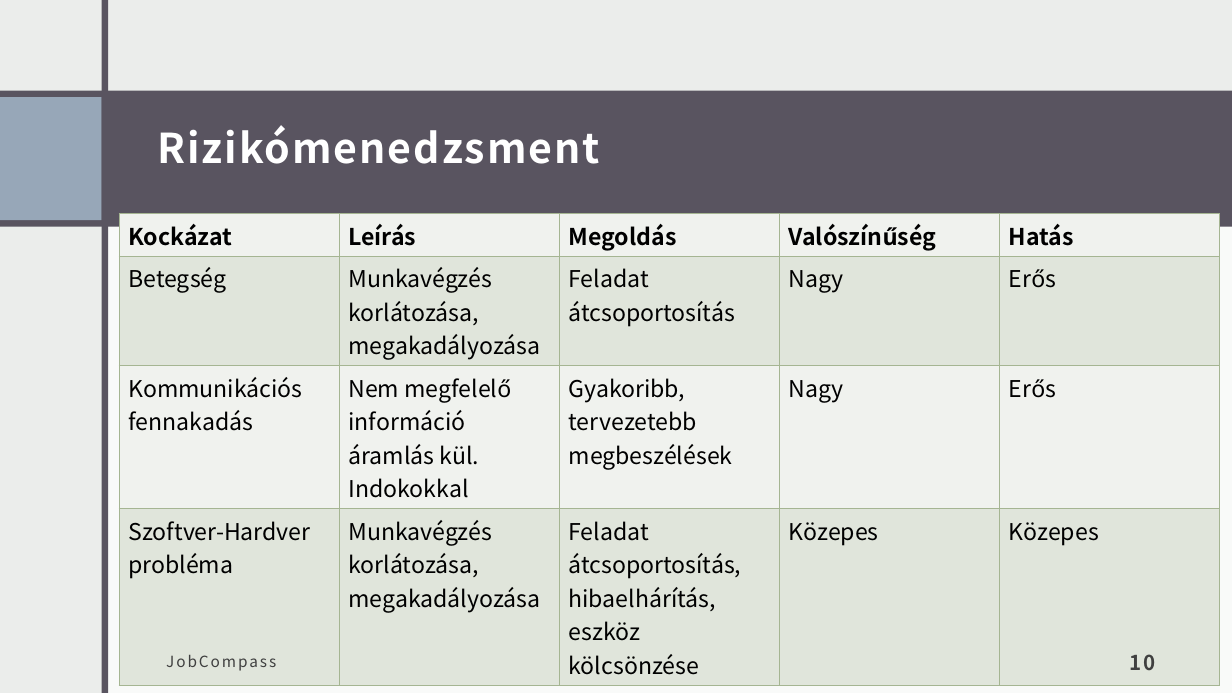
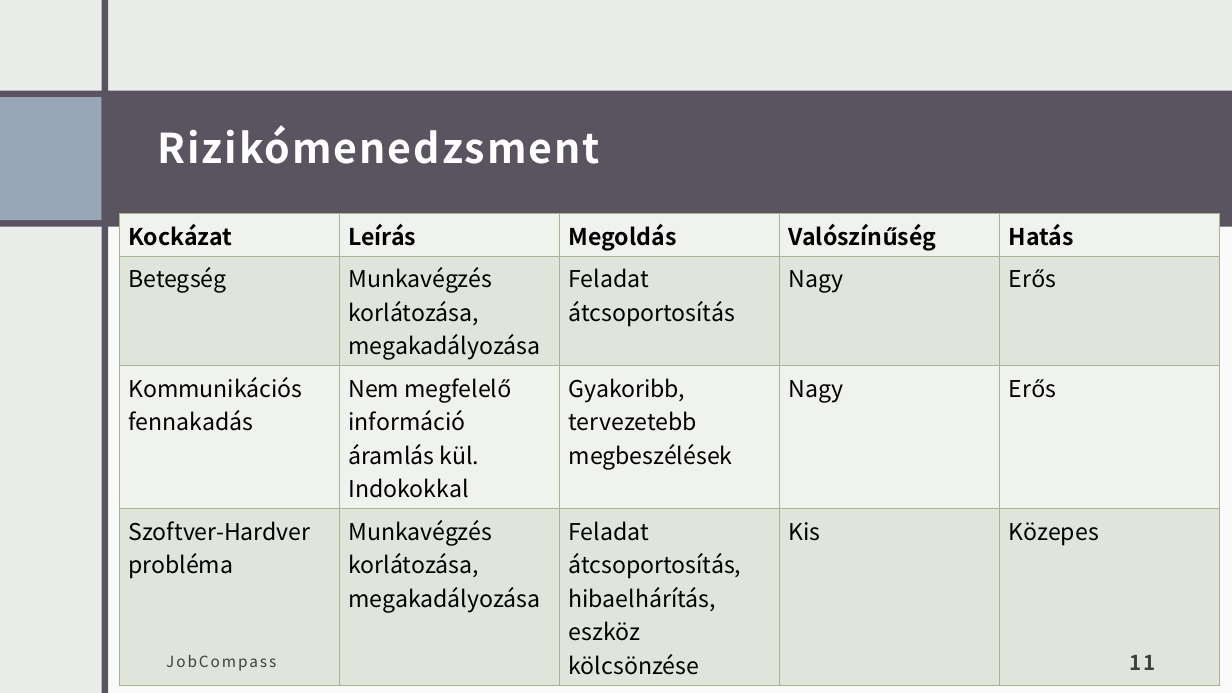
Before and after one commit to zsiza/JobCompass, a slide deck: slide 11 of M1/JobCompassM1.pptx (slide 10 before the commit). Drawn at 1232x693 pixels with LibreOffice and Linux fonts; fonts in the diff are those of the drawing. Boxes give left, top, right and bottom in pixels: in the first picture for what was removed or moved away, otherwise in the second. Text is boxed around its words. In the diff, an @@ line names an element or a change of style, - is before the commit and + after.

```diff
--- a/M1/JobCompassM1.pptx
+++ b/M1/JobCompassM1.pptx
@@ table at (119, 213, 1219, 679) @@
-row 4, column 4: Közepes
+row 4, column 4: Kis
@@ page number at (1130, 655, 1156, 670): text changed @@
-10
+11
```
Also in this commit, not shown: 8 other slides changed, 2 slides added, 1 slide removed.
